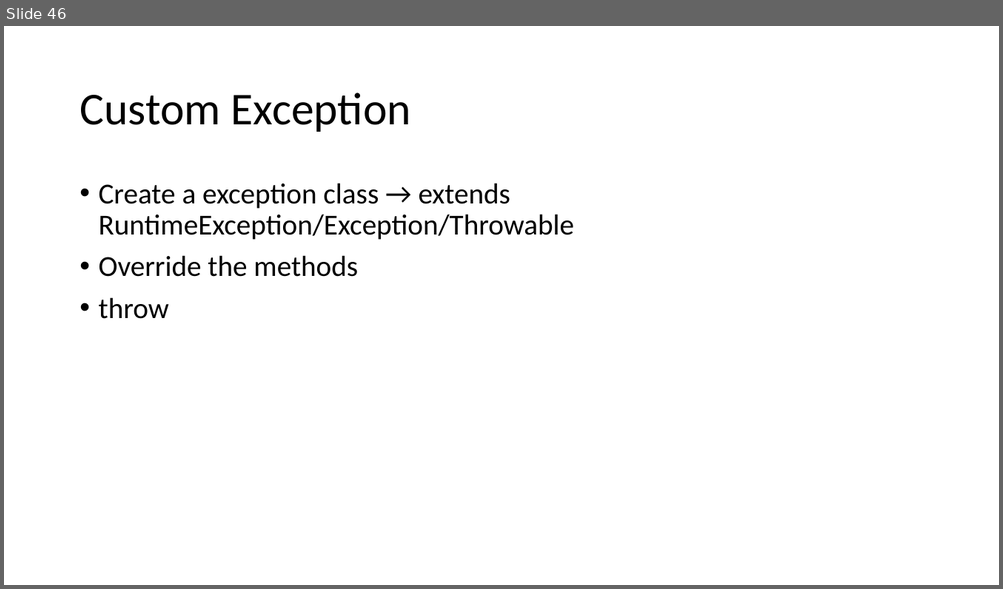
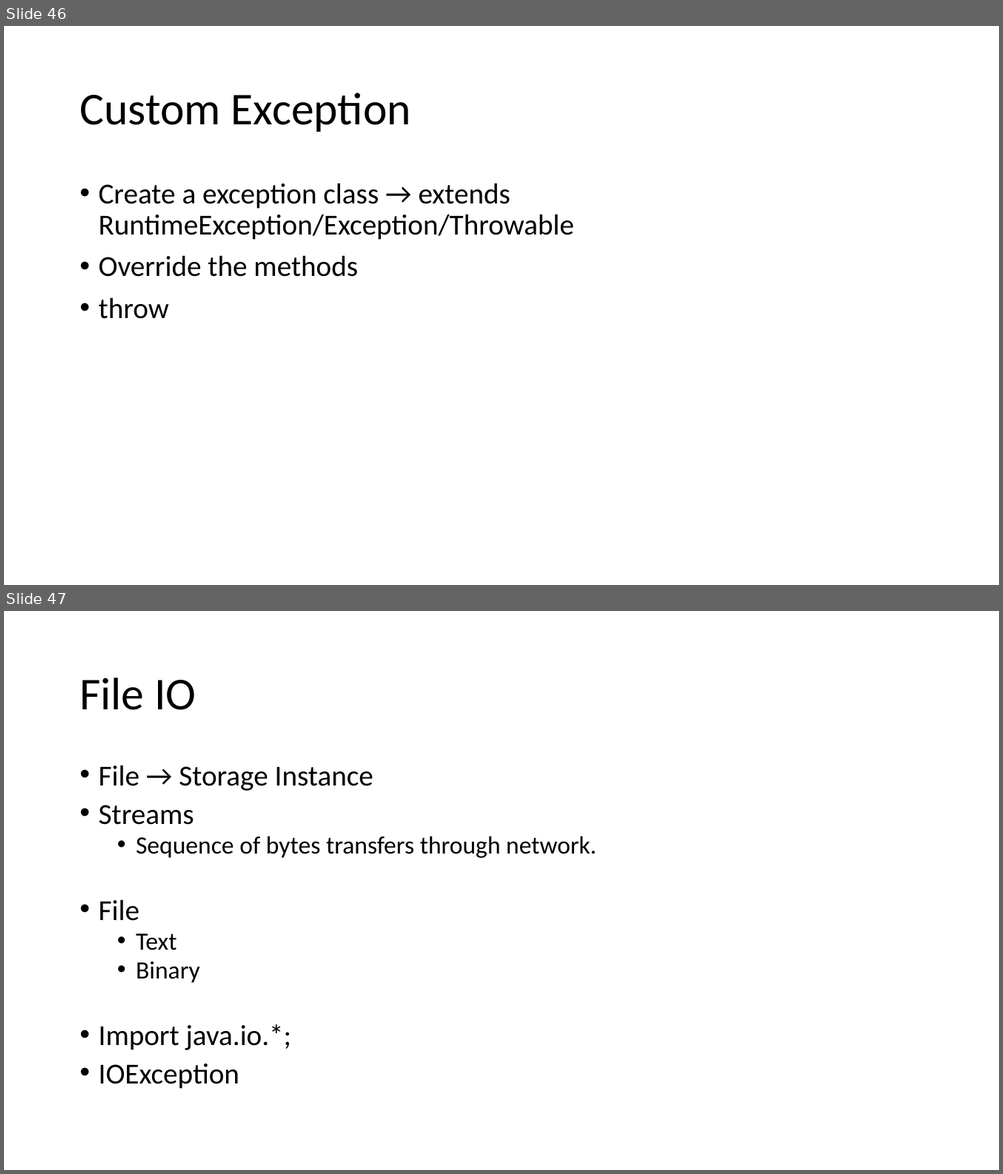
Before and after one commit to caprepo/java-jul, a slide deck: Java.pptx. Shown one above the other, each under a label of ours: slide 46 before the commit, slides 46 and 47 after it. The pictures are 1003x589 and 1003x1174 pixels, drawn with LibreOffice and Linux fonts; fonts in the diff are those of the drawing. Boxes give left, top, right and bottom in pixels: in the first picture for what was removed or moved away, otherwise in the second. Text is boxed around its words. In the diff, an @@ line names an element or a change of style, - is before the commit and + after.

```diff
--- a/Java.pptx
+++ b/Java.pptx
@@ slide 47 added at (4,611,999,1170), background #FFFFFF @@
@@ title added at (79,678,196,710), 44 pt, text #000000 @@
+File IO
@@ text added at (99,765,596,1089), 28 pt, text #000000 @@
+• File → Storage Instance
+• Streams
+  • Sequence of bytes transfers through network.
+• File
+  • Text
+  • Binary
+• Import java.io.*;
+• IOException
```
Also in this commit, not shown: 13 other slides added, 1 other file.
